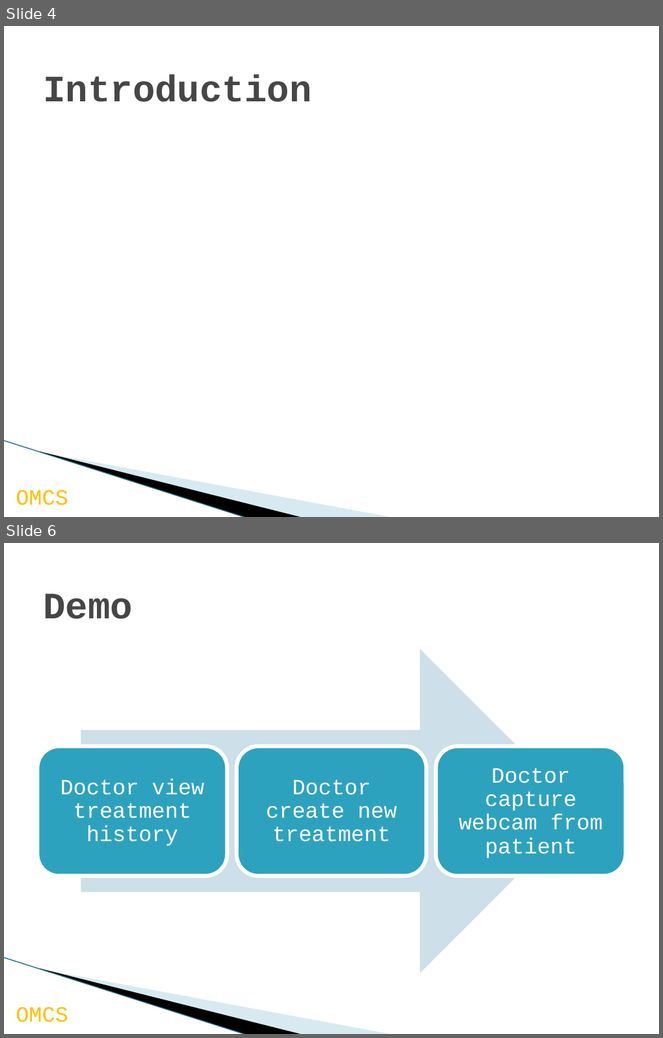
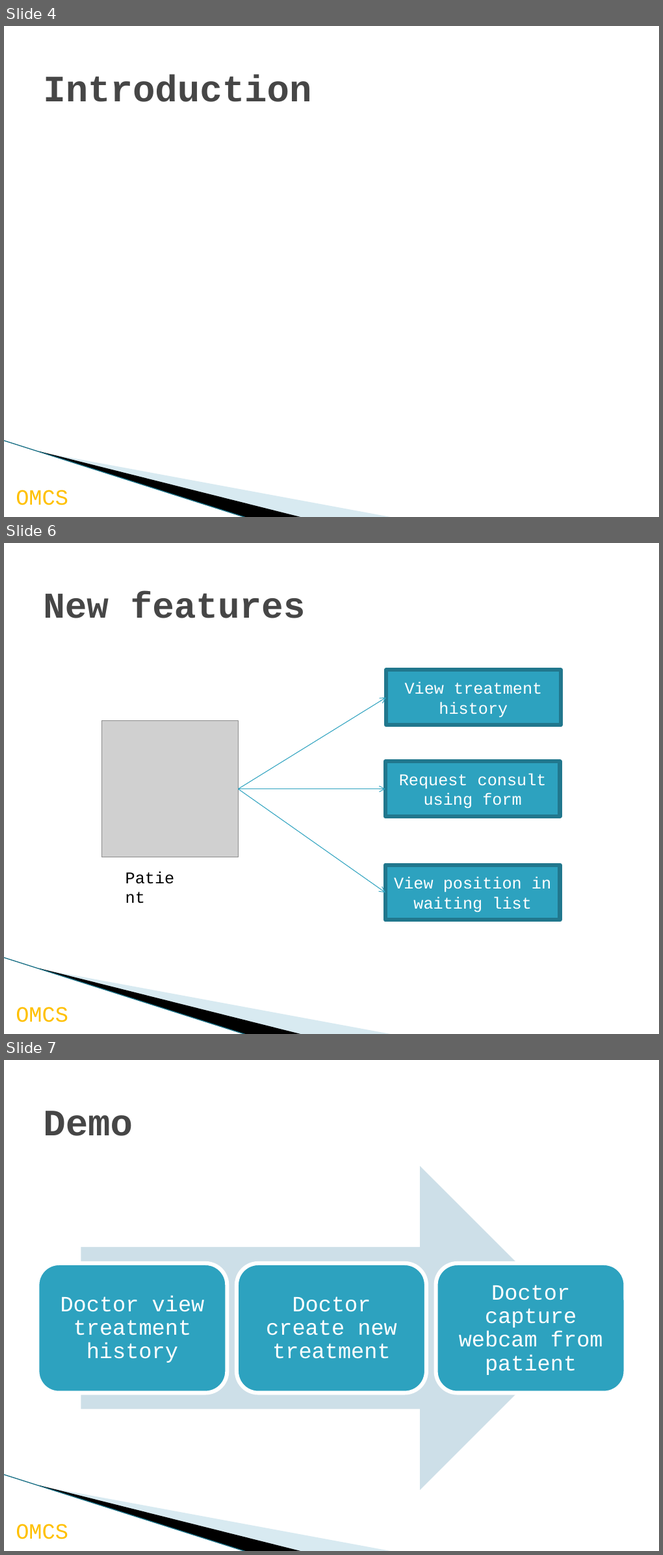
Before and after one commit to palaniellappank/online-medical-consultant-system, a slide deck: Document/OMCS_Slide re-defend.pptx. Shown one above the other, each under a label of ours: slides 4 and 6 before the commit, slides 4, 6 and 7 after it; the slides between them are not shown. The pictures are 663x1038 and 663x1555 pixels, drawn with LibreOffice and Linux fonts; fonts in the diff are those of the drawing; grey boxes stand for pictures; background and template pictures are left out. Boxes give left, top, right and bottom in pixels: in the first picture for what was removed or moved away, otherwise in the second. Text is boxed around its words. In the diff, an @@ line names an element or a change of style, - is before the commit and + after.

```diff
--- a/Document/OMCS_Slide re-defend.pptx
+++ b/Document/OMCS_Slide re-defend.pptx
@@ slide 6 added at bbox=[4, 543, 659, 1034], background #FFFFFF; not listed: 4 template elements that a slide beside it also shows @@
@@ title added at bbox=[43, 592, 306, 618], 40 pt, text #464646, bold @@
+New features
@@ rectangle added at bbox=[386, 670, 561, 725], fill #2DA2BF, outline #21788D 4.33 pt, 18 pt, text #FFFFFF @@
+View treatment history
@@ arrow added from (239, 789) to (386, 698), #2DA2BF 0.75 pt @@
@@ picture added at bbox=[102, 721, 238, 858] @@
@@ rectangle added at bbox=[386, 762, 560, 817], fill #2DA2BF, outline #21788D 4.33 pt, 18 pt, text #FFFFFF @@
+Request consult using form
@@ arrow added from (239, 789) to (386, 893), #2DA2BF 0.75 pt @@
@@ arrow added from (239, 789) to (386, 789), #2DA2BF 0.75 pt @@
@@ text added at bbox=[118, 864, 187, 890], 18 pt, text #000000 @@
+Patient
@@ rectangle added at bbox=[386, 865, 560, 921], fill #2DA2BF, outline #21788D 4.33 pt, 18 pt, text #FFFFFF @@
+View position in waiting list
@@ what was slide 6 is now slide 7 @@
```
Also in this commit, not shown: 1 slide changed, 7 other files.
